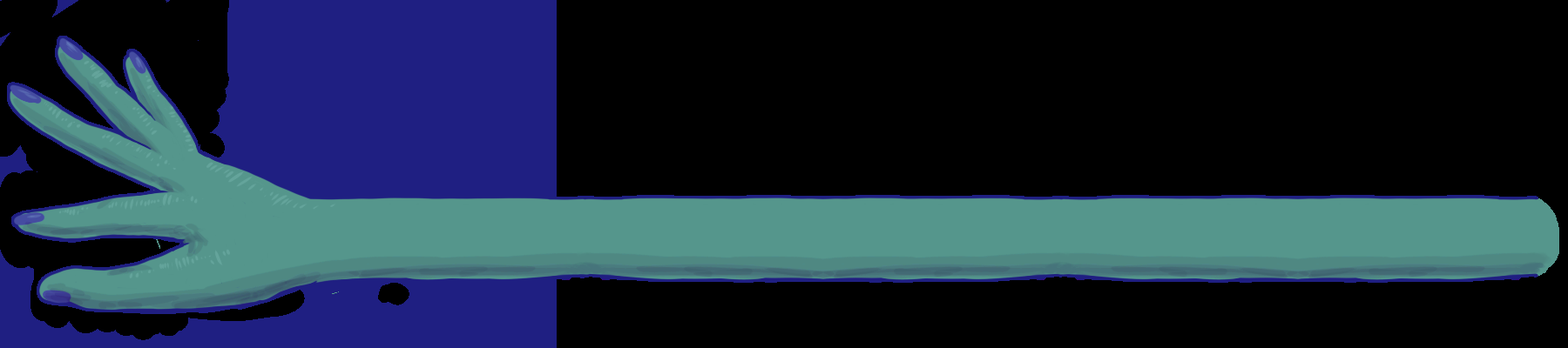
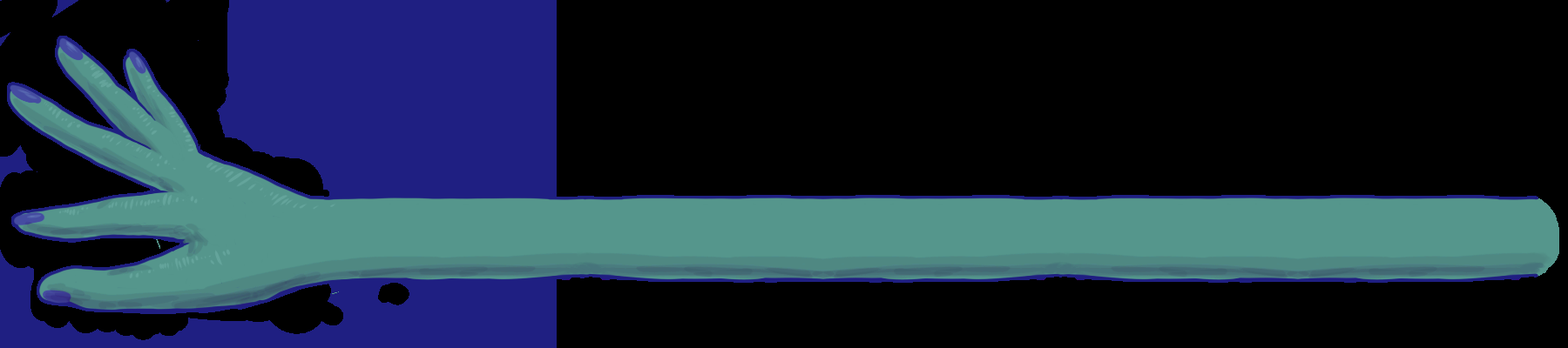
Comparing the layer stacks of the two (1568, 348) images. Changes:
painted on "thumb" over [300, 280, 323, 294]
added layer "hand" above "arm" over [218, 137, 344, 314]
painted on "arm" over [218, 137, 329, 295]
